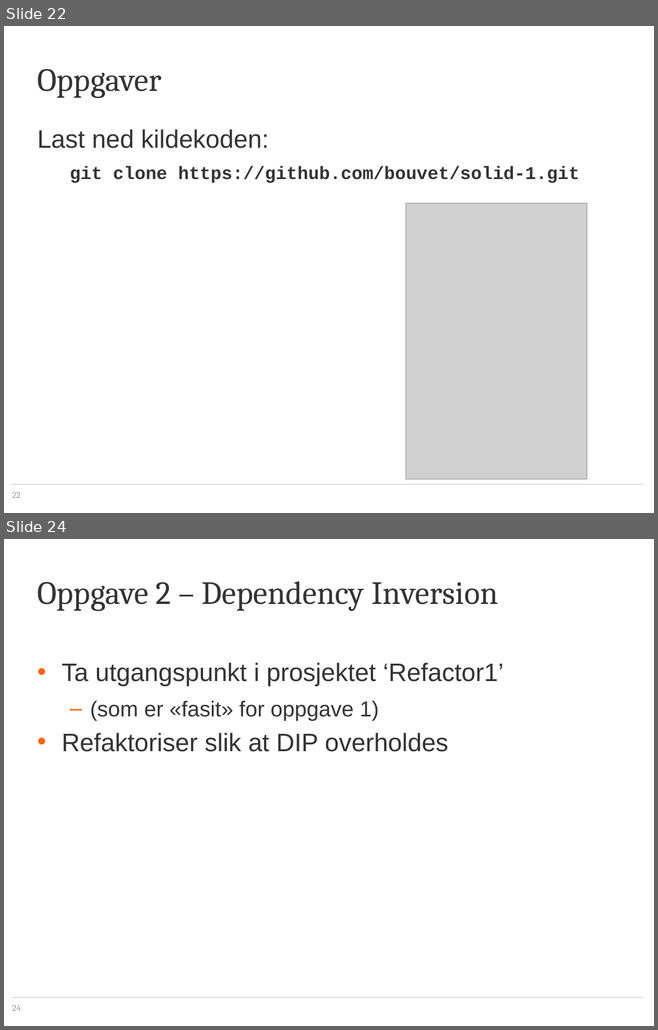
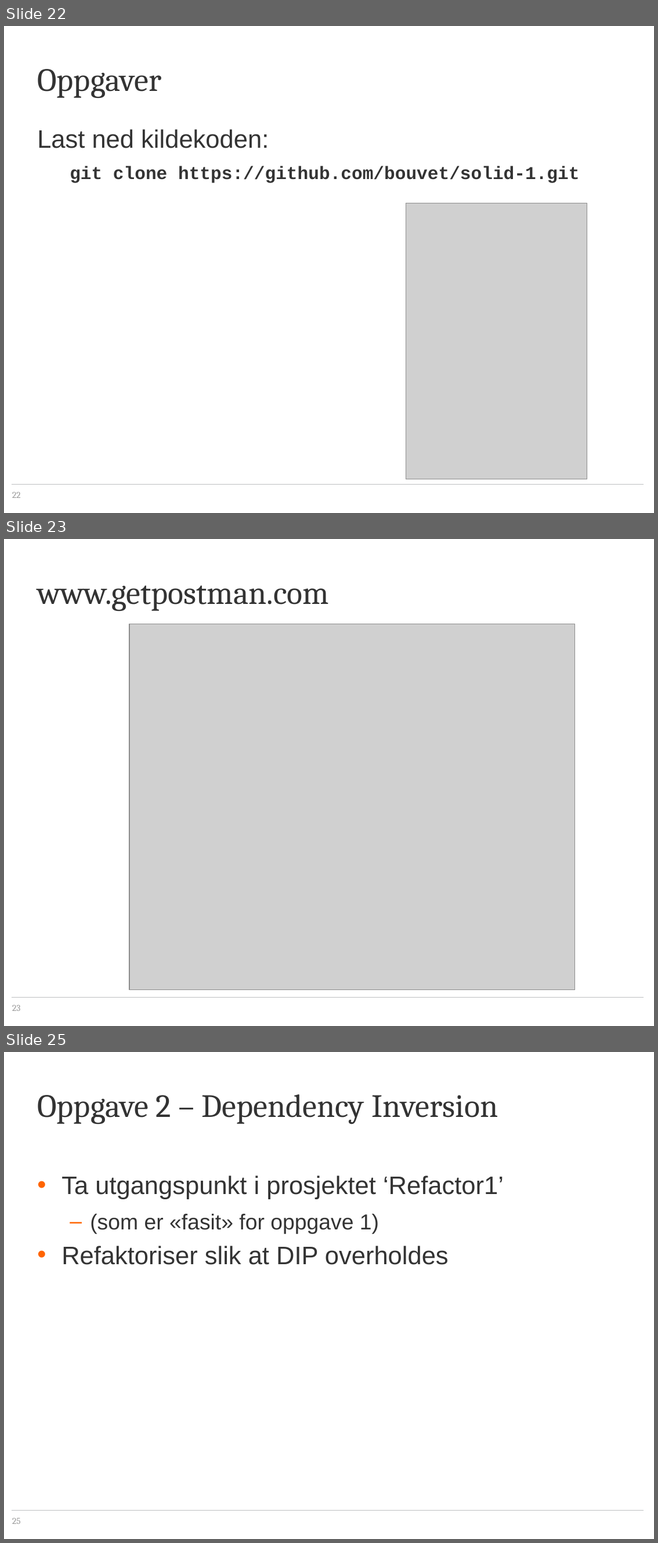
Before and after one commit to bouvet/solid-1, a slide deck: SOLID - SRP-DIP.pptx. Shown one above the other, each under a label of ours: slides 22 and 24 before the commit, slides 22, 23 and 25 after it; the slides between them are not shown. The pictures are 658x1030 and 658x1543 pixels, drawn with LibreOffice and Linux fonts; fonts in the diff are those of the drawing; grey boxes stand for pictures; background and template pictures are left out. Boxes give left, top, right and bottom in pixels: in the first picture for what was removed or moved away, otherwise in the second. Text is boxed around its words. In the diff, an @@ line names an element or a change of style, - is before the commit and + after.

```diff
--- a/SOLID - SRP-DIP.pptx
+++ b/SOLID - SRP-DIP.pptx
@@ slide 23 added at bbox=[4, 539, 654, 1026], background #FFFFFF; not listed: 1 template element that a slide beside it also shows @@
@@ title added at bbox=[37, 585, 329, 611], 36 pt, text #333333 @@
+www.getpostman.com
@@ picture added at bbox=[129, 624, 574, 990] @@
@@ page number added at bbox=[12, 1005, 20, 1011], 10 pt, text #9B9B9B @@
+23
@@ what was slide 24 is now slide 25 @@
@@ page number at bbox=[12, 1518, 21, 1524]: text changed @@
-24
+25
```
Also in this commit, not shown: 2 slides changed, 25 other files.
